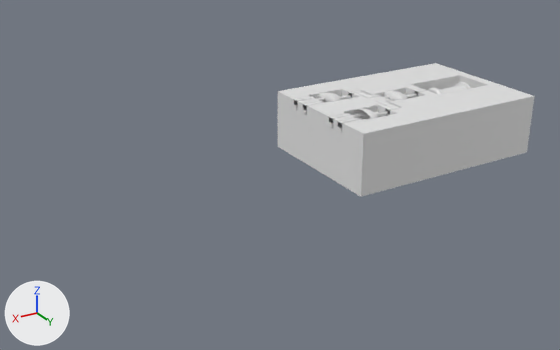
Before and after pictures for a commit that changed the FBX model Assets/Resources/electronic/gate.machine.fbx.
The view is the same before and after, from a 50 mm camera at (31.8, 38.5, 16.5) aimed at (8.9, 0.3, -2.6). Every picture has the same lights, and +X, +Y and +Z are marked at lower left. Where no turn or scale is listed for an object, it has been applied to the vertices.

Script lines for the objects in view, before the commit:
```python
me_cube_029 = bpy.data.meshes.new('Cube.029')
me_cube_029.from_pydata(...)  # 7649 vertices, 7214 faces; spans x -8.0..6.0, y -4.84..4.84, z -3.0..1.0
me_cube_029.materials.append(mat_gate_machine)  # white #e7e7e7
ob_base_001 = bpy.data.objects.new('base.001', me_cube_029)
ob_base_001.location = (0.0, 0.0, 0.0)
```
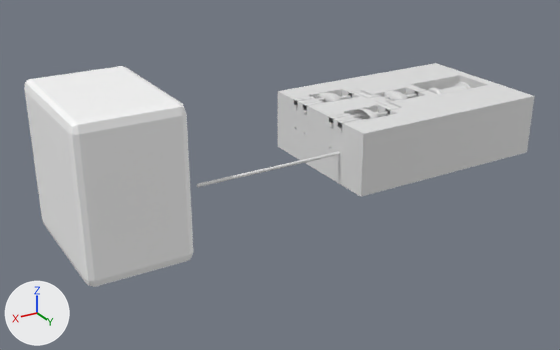
Where the change shows, as pixel boxes (x1, y1, x2, y2) in the pictures (560 x 350 px):
'base', added
    after: (24, 66, 194, 287)
'wire.base', added
    after: (197, 151, 340, 187)

The change, as a diff of the scene's bpy script:
```diff
--- a/Assets/Resources/electronic/gate.machine.fbx.py
+++ b/Assets/Resources/electronic/gate.machine.fbx.py
@@ img_wave_gen_png @@
+img_wave_gen_png = load_image('wave.gen.png', 'wave.gen.png', 1024, 1024, 'sRGB')
@@ mat_wave_gen @@
+mat_wave_gen = principled_material('wave.gen')
+mat_wave_gen.texture = img_wave_gen_png  # with its transparency
@@ me_cube_039 @@
+me_cube_039.from_pydata(...)  # 1688 vertices, 1539 faces; spans x 16.69..22.69, y -4.5..4.5, z -4.5..4.5
+me_cube_039.materials.append(mat_wave_gen)  # picture img_wave_gen_png
@@ me_cylinder_004 @@
+me_cylinder_004.from_pydata(...)  # 64 vertices, 34 faces; spans x 5.52..15.52, y 2.4..2.6, z -1.09..-0.89
+me_cylinder_004.materials.append(mat_gate_machine)  # white #e7e7e7
@@ ob_base @@
+ob_base = bpy.data.objects.new('base', me_cube_039)
+ob_base.location = (0.0, 0.0, 0.0)
@@ ob_wire_base @@
+ob_wire_base = bpy.data.objects.new('wire.base', me_cylinder_004)
+ob_wire_base.location = (0.0, 0.0, 0.0)
```
